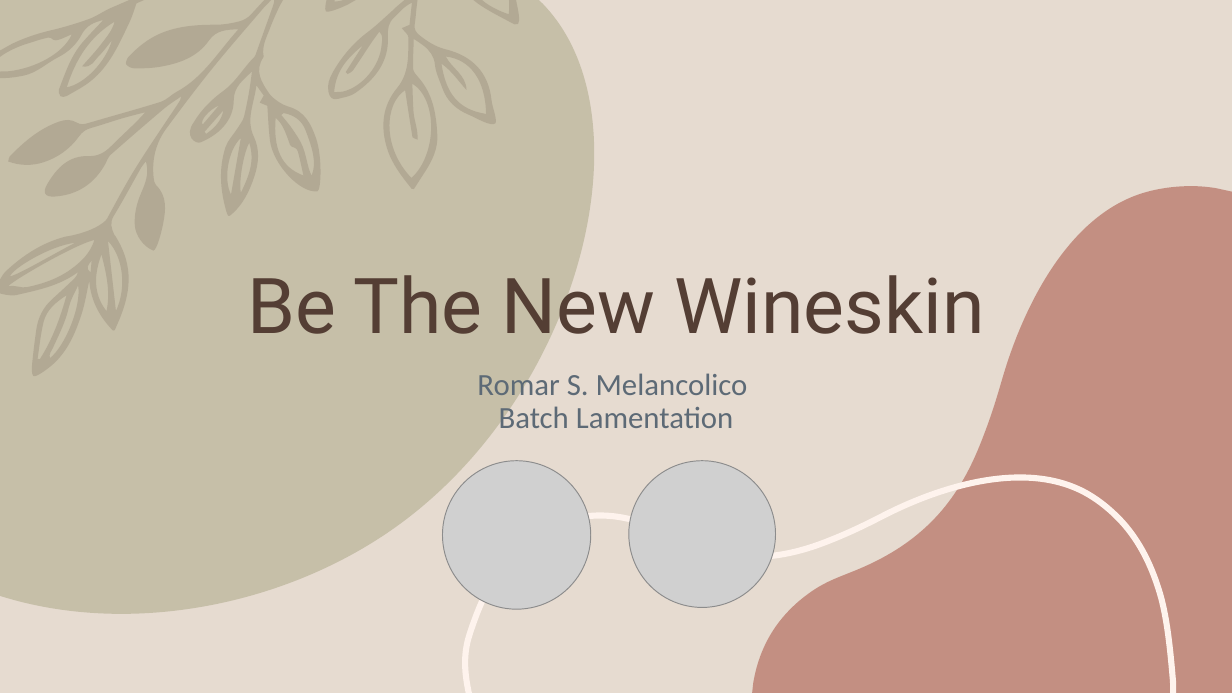
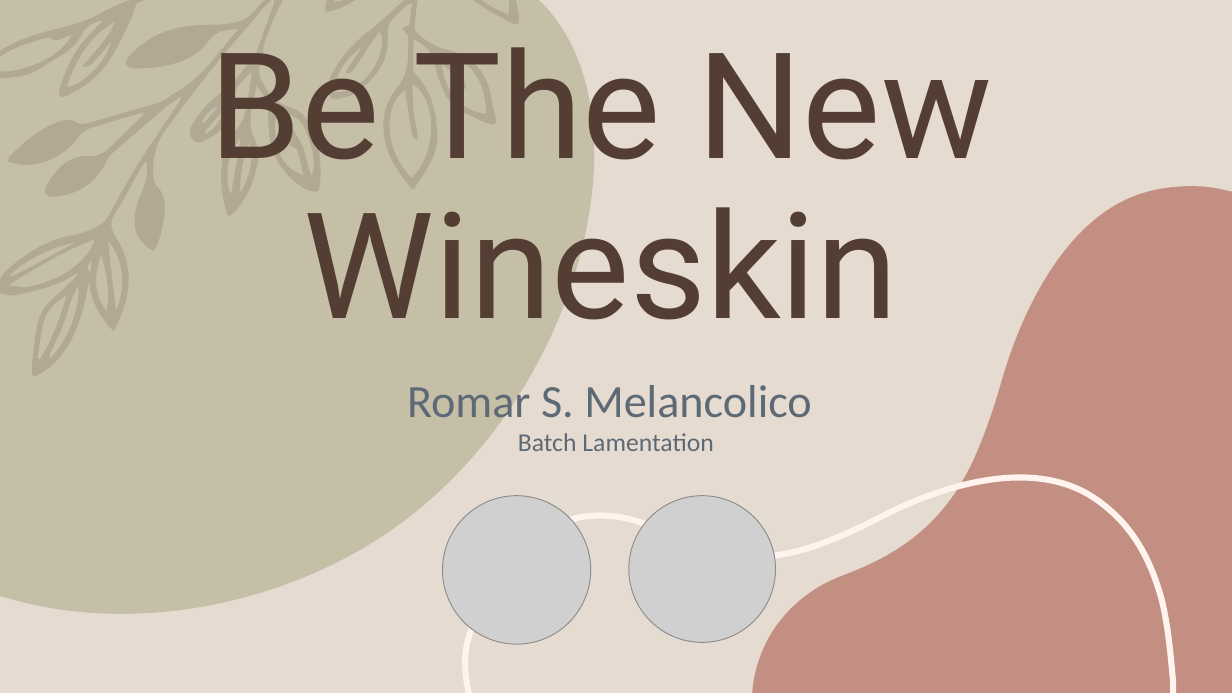
Before and after one commit to rmelancolico/EkklesiaValencia, a slide deck: slide 1 of Dawn Prayer/Own/Be the new wineskin/Be The New Wineskin.pptx. Drawn at 1232x693 pixels with LibreOffice and Linux fonts; fonts in the diff are those of the drawing; grey boxes stand for pictures. Boxes give left, top, right and bottom in pixels: in the first picture for what was removed or moved away, otherwise in the second. Text is boxed around its words. In the diff, an @@ line names an element or a change of style, - is before the commit and + after.

Commit message:
update DP ppt

```diff
--- a/Dawn Prayer/Own/Be the new wineskin/Be The New Wineskin.pptx
+++ b/Dawn Prayer/Own/Be the new wineskin/Be The New Wineskin.pptx
@@ title "Be The New Wineskin": place and size @@
-title "Be The New Wineskin" at bbox=[247, 275, 984, 334]
+title "Be The New Wineskin" at bbox=[210, 47, 992, 320]
@@ title "Be The New Wineskin" at bbox=[210, 47, 992, 320]: size 60 to 115 pt @@
@@ subtitle "Romar S. Melancolico Batch Lamentation" at bbox=[407, 385, 812, 451]: size 24 to 36 pt in "Romar S. Melancolico"; size 24 to 20 pt in "Batch Lamentation" @@
@@ picture: place and size @@
-picture at bbox=[443, 461, 591, 610]
+picture at bbox=[443, 495, 591, 644]
@@ picture: place and size @@
-picture at bbox=[629, 461, 776, 608]
+picture at bbox=[629, 495, 776, 642]
```
Also in this commit, not shown: 6 other slides changed, 1 other file.
